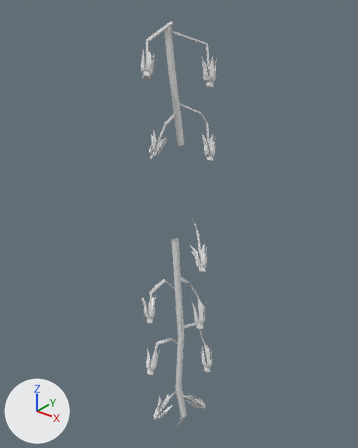
The OBJ model meshes/env/plants/v6_rachis1.obj, before and after one commit.
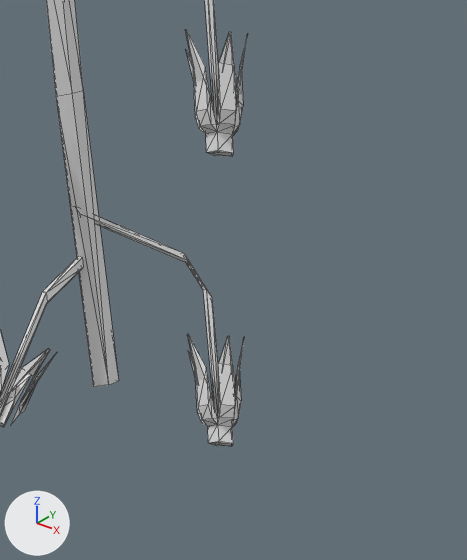
Old and new are each drawn whole from a 50 mm lens placed at (0.16, -0.202, 0.153), pointed at (-0.006, 0.005, 0.024) and again close up on the part from 43% to 76% of the width and 11% to 42% of the height. The lights are fixed; the arrows at lower left show +X, +Y and +Z. The first two pictures are the older version. The close-ups show mesh edges as thin lines. Where no turn or scale is listed for an object, it has been applied to the vertices. Vertices at exactly the same position are counted once.

Names of what the first close-up shows: 'v6_rachis1'.
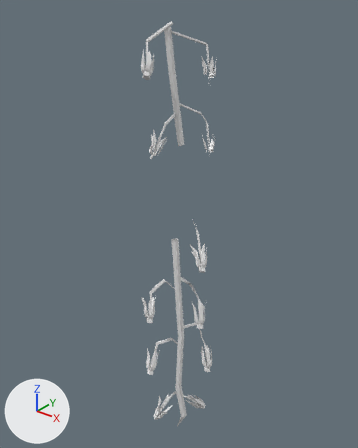
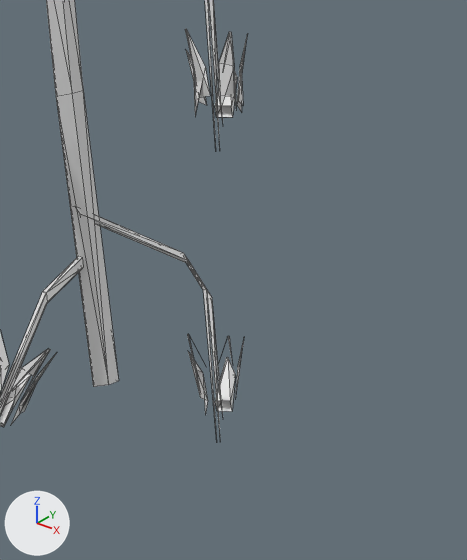
Boxes (x1, y1, x2, y2) around the edits, measured in the close-ups (467 x 560 px):
'v6_rachis1', reshaped
    before: (0, 0, 248, 446)
    after: (0, 0, 248, 437)
part 1 of me_v6_rachis1, deleted
    before: (188, 0, 243, 446)

The edits, one by one:
me_v6_rachis1 is used by ob_v6_rachis1; location (0.0, 0.0, 0.0).
me_v6_rachis1 had 1114 vertices, 2092 faces and spanned x -0.027..0.028, y -0.032..0.033, z -0.12..0.135.
me_v6_rachis1 now has 1033 vertices, 1846 faces and spans x -0.027..0.028, y -0.032..0.033, z -0.12..0.135.
Part 1, on me_v6_rachis1:
81 vertices are removed from x -0.001..0.013, y 0.001..0.026, z 0.011..0.11.
246 faces are deleted.
